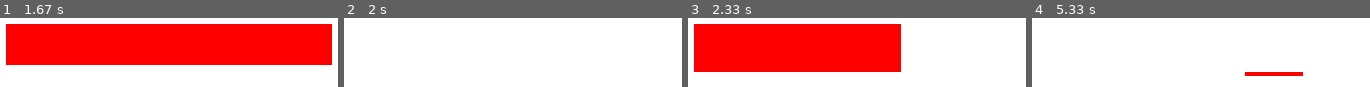
Above: before the commit, frames 1-4 (left to right).
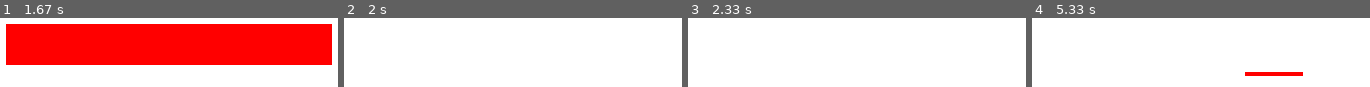
Above: after the commit, the same moments.

Repository: Niksscoder/Pygame
Game: pygame game, started from Lecture/lecture_04.py
Same seed, same stepped clock (60 frames per second), same inputs: the game is played once before the commit and once after it.
Inputs (mouse positions are in pixels of both pictures, inside the frame that each line leads up to):
- Up to frame 1 (1.67 s): press the mouse at (6, 24) at 0.37 s; move the mouse to (outside the picture) at 0.47 s; release the mouse at (outside the picture) at 0.6 s; press the mouse at (6, 24) at 1.27 s; move the mouse to (169, 44) at 1.37 s; release the mouse at (331, 64) at 1.5 s
- Up to frame 2 (2 s): press the mouse at (350, 24) at 1.73 s; move the mouse to (outside the picture) at 1.83 s; release the mouse at (outside the picture) at 1.97 s
- Up to frame 3 (2.33 s): move the mouse to (900, 71) at 2.27 s
- Up to frame 4 (5.33 s): click (1244, 71) at 2.47 s; press the mouse at (1244, 71) at 2.83 s; move the mouse to (outside the picture) at 2.93 s; release the mouse at (outside the picture) at 3.07 s; press the mouse at (1244, 71) at 5.15 s; move the mouse to (1302, 75) at 5.25 s

Frames 1-2 are identical in both runs. In frame 3, 43% of the frame differs, in the area x 1-64%, y 8-79%; in frame 4, nothing differs.

Commit message:
mouse events

Diff:
--- a/Lecture/lecture_04.py
+++ b/Lecture/lecture_04.py
@@ -23,39 +23,42 @@
 FPS = 60
 clock = pygame.time.Clock() # for FPS
 # for drawing some figures
-# flag about starting drawing
-flStartDraw = False
-#sp --> start drawing, ep --> end drawing
-sp=ep=None
+# if sp == None: for this case we don't draw rect yet
+# else --> draw
+sp = None
 
 screen.fill(WHITE)
 pygame.display.update()
 
-run = True
-while run:
+
+while 1:
     for event in pygame.event.get():
         if event.type == pygame.QUIT:
             exit()
-        elif event.type == pygame.MOUSEBUTTONDOWN and event.button == 1:
-            # start of drawing
-            flStartDraw = True
-            # get inf about position of cursor
-            sp = event.pos
-        # position of mouse
-        elif event.type == pygame.MOUSEMOTION:
-            if flStartDraw:
-                pos = event.pos
 
-                width = pos[0] - sp[0]
-                height = pos[1] - sp[1]
+        pressed = pygame.mouse.get_pressed()
+        # [0] index means that clicked down on the left button
+        if pressed[0]:
+            # return set of coordinates
+            pos = pygame.mouse.get_pos()
 
-                screen.fill(WHITE)
-                pygame.draw.rect(screen, RED, (sp[0], sp[1], width, height))
-                pygame.display.update()
-            elif event.type == pygame.MOUSEBUTTONUP and event.button == 1:
-                flStartDraw = False
+            if sp is None:
+                # if we haven't started drawing yet -->
+                # sp ==pos(start position)
+                sp = pos
+            width = pos[0] - sp[0]
+            height = pos[1] - sp[1]
+
+            screen.fill(WHITE)
+            pygame.draw.rect(screen, RED, (sp[0], sp[1], width, height))
+            pygame.display.update()
+        else:
+            sp = None
 
 
 
 
-clock.tick(FPS)
+
+
+
+    clock.tick(FPS)
